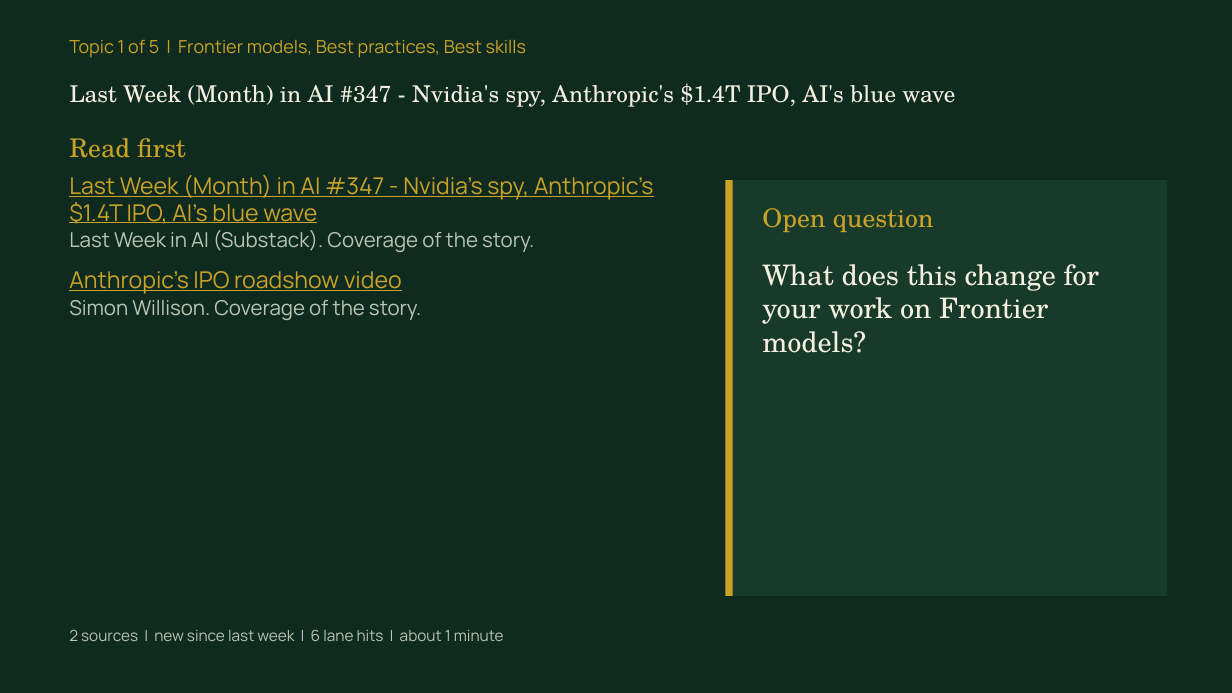
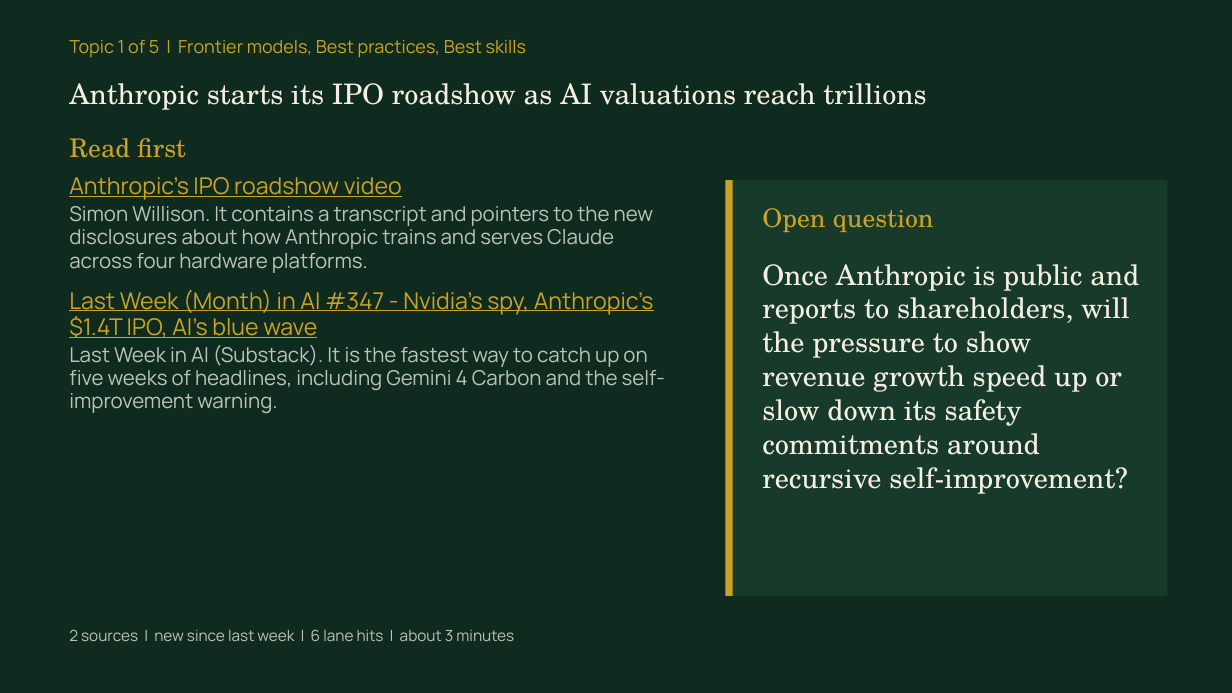
Before and after one commit to syb-code/news-digest, a slide deck: slide 4 of docs/learn/2026-11-11/briefing.pptx. Drawn at 1232x693 pixels with LibreOffice and Linux fonts; fonts in the diff are those of the drawing. Boxes give left, top, right and bottom in pixels: in the first picture for what was removed or moved away, otherwise in the second. Text is boxed around its words. In the diff, an @@ line names an element or a change of style, - is before the commit and + after.

```diff
--- a/docs/learn/2026-11-11/briefing.pptx
+++ b/docs/learn/2026-11-11/briefing.pptx
@@ text at bbox=[69, 83, 926, 110]: text changed; size 18 to 22 pt @@
-Last Week (Month) in AI #347 - Nvidia's spy, Anthropic's $1.4T IPO, AI's blue wave
+Anthropic starts its IPO roadshow as AI valuations reach trillions
@@ text at bbox=[69, 177, 653, 273]: paragraphs added @@
+Anthropic's IPO roadshow video
+Simon Willison. It contains a transcript and pointers to the new disclosures about how Anthropic trains and serves Claude across four hardware platforms.
@@ text at bbox=[762, 264, 1139, 494]: text changed @@
-What does this change for your work on Frontier models?
+Once Anthropic is public and reports to shareholders, will the pressure to show revenue growth speed up or slow down its safety commitments around recursive self-improvement?
@@ text at bbox=[69, 345, 665, 413]: text changed @@
-Last Week in AI (Substack). Coverage of the story.
-Anthropic's IPO roadshow video
-Simon Willison. Coverage of the story.
+Last Week in AI (Substack). It is the fastest way to catch up on five weeks of headlines, including Gemini 4 Carbon and the self-improvement warning.
@@ text at bbox=[69, 629, 514, 641]: text changed @@
-2 sources | new since last week | 6 lane hits | about 1 minute
+2 sources | new since last week | 6 lane hits | about 3 minutes
```
Also in this commit, not shown: 16 other slides changed, 5 other files.
